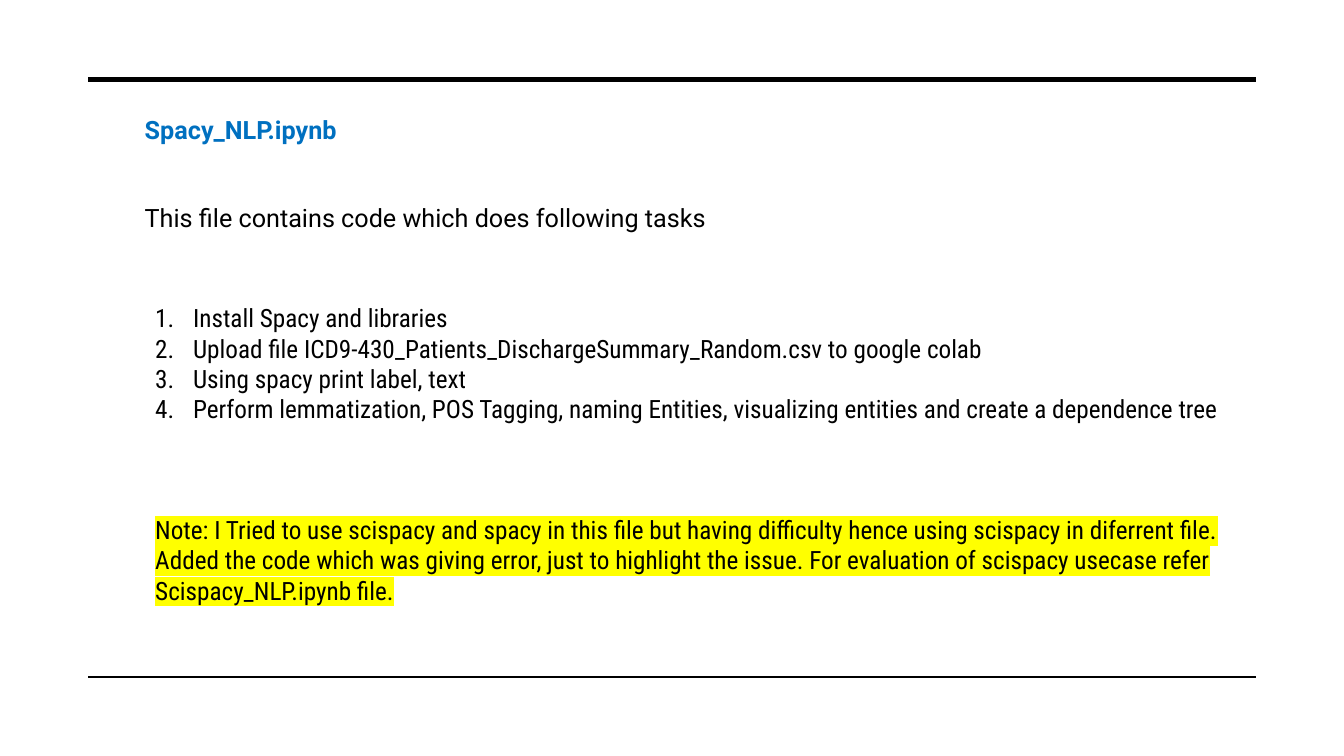
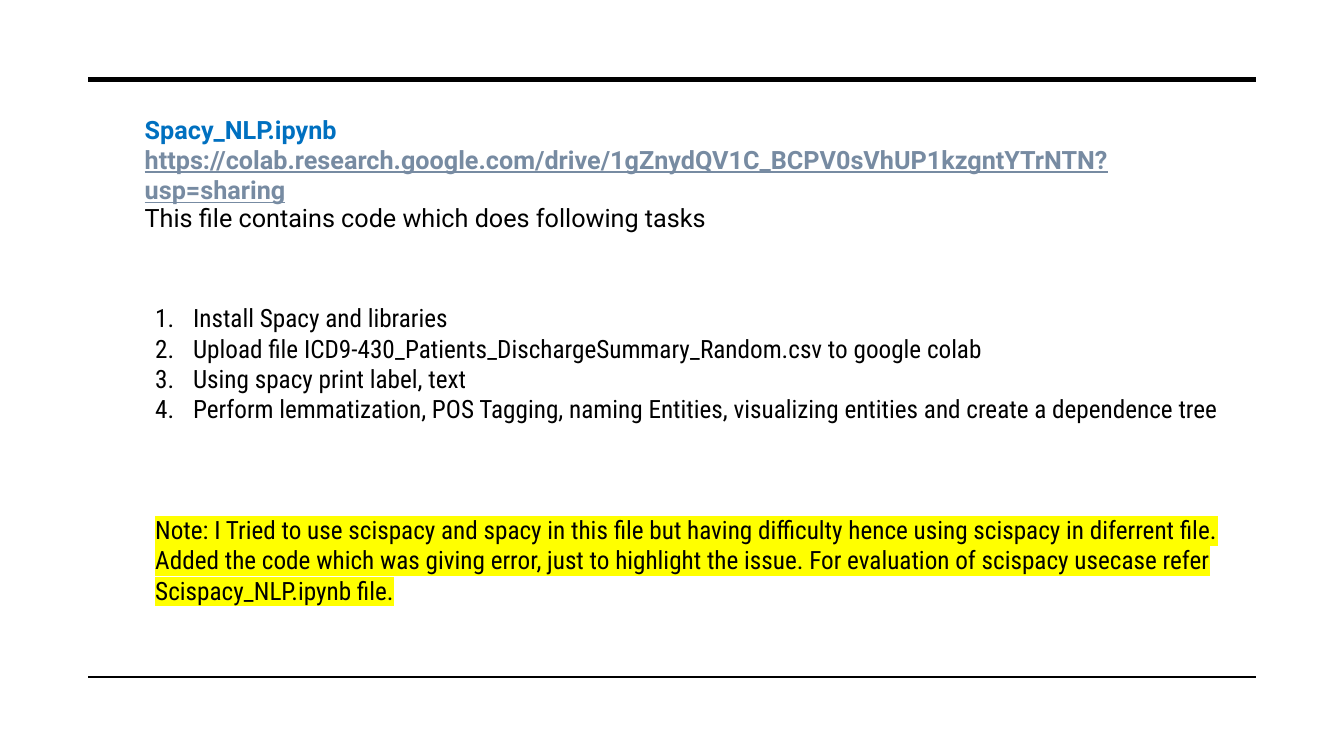
Before and after one commit to akshayuta/MIMIC_NLP, a slide deck: slide 4 of MIMIC_NLP_Assignemnt_ppt.pptx. Drawn at 1344x756 pixels with LibreOffice and Linux fonts; fonts in the diff are those of the drawing. Boxes give left, top, right and bottom in pixels: in the first picture for what was removed or moved away, otherwise in the second. Text is boxed around its words. In the diff, an @@ line names an element or a change of style, - is before the commit and + after.

```diff
--- a/MIMIC_NLP_Assignemnt_ppt.pptx
+++ b/MIMIC_NLP_Assignemnt_ppt.pptx
@@ text at bbox=[145, 150, 1108, 204]: paragraph added @@
+https://colab.research.google.com/drive/1gZnydQV1C_BCPV0sVhUP1kzgntYTrNTN?usp=sharing
```
Also in this commit, not shown: 4 other slides changed.
